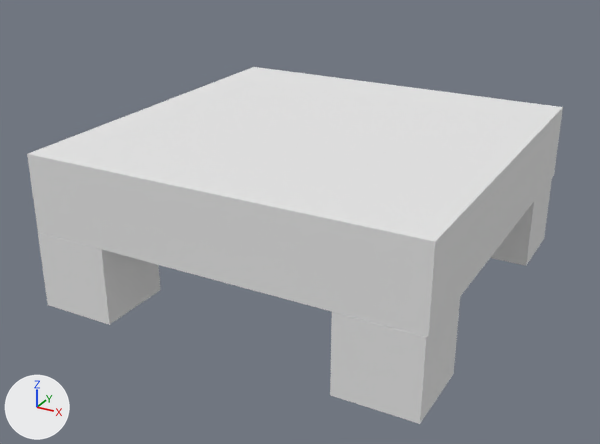
What one commit did to the Blender file real_robots/data/kuka_gripper_description/meshes/table.blend.
Before and after are seen from a camera (50 mm lens) standing at (0.474, -0.904, 0.515) and looking at (-0.002, -0.039, 0.083). Arrows for +X, +Y and +Z are at lower left; the lights stay in place.

In view in the first picture: 'table_visual'.
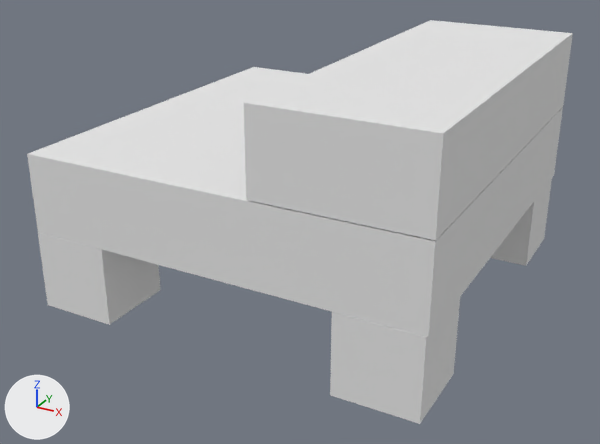
The newer file is also turned or shifted as a whole; pictures and numbers use the older file's frame.

What differs and where, as boxes [x1, y1, x2, y2] in the pictures (600 x 444 px):
'upper_visual', added
    after: [244, 20, 573, 241]

The edits, one by one:
Material 'Material.001' (mat_material_001) is new.
Its base color is (0.8, 0.8, 0.8) (white #e7e7e7).
Mesh me_upper_mesh is new.
It is a box spanning x -0.1..0.1, y -0.25..0.25, z -0.05..0.05.
It uses material mat_material_001 (its picture is missing).
Object 'upper_visual' (ob_upper_visual) is new; it shows me_upper_mesh.
Its location is (0.154, -0.003, 0.251).
